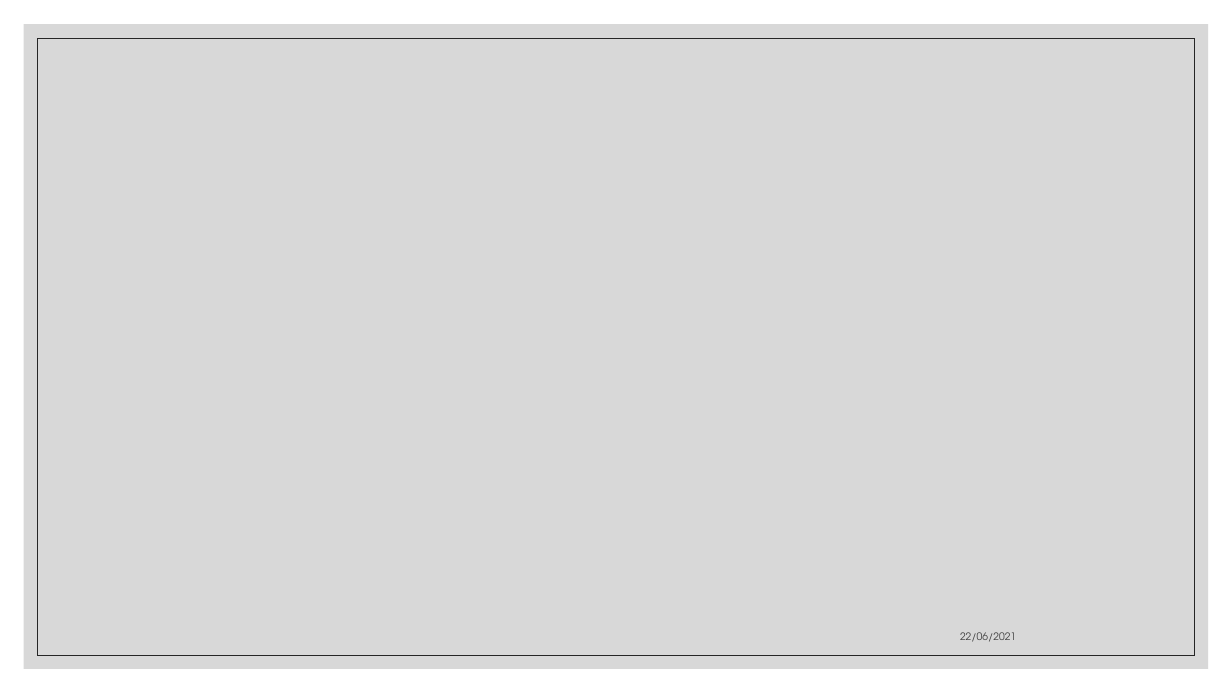
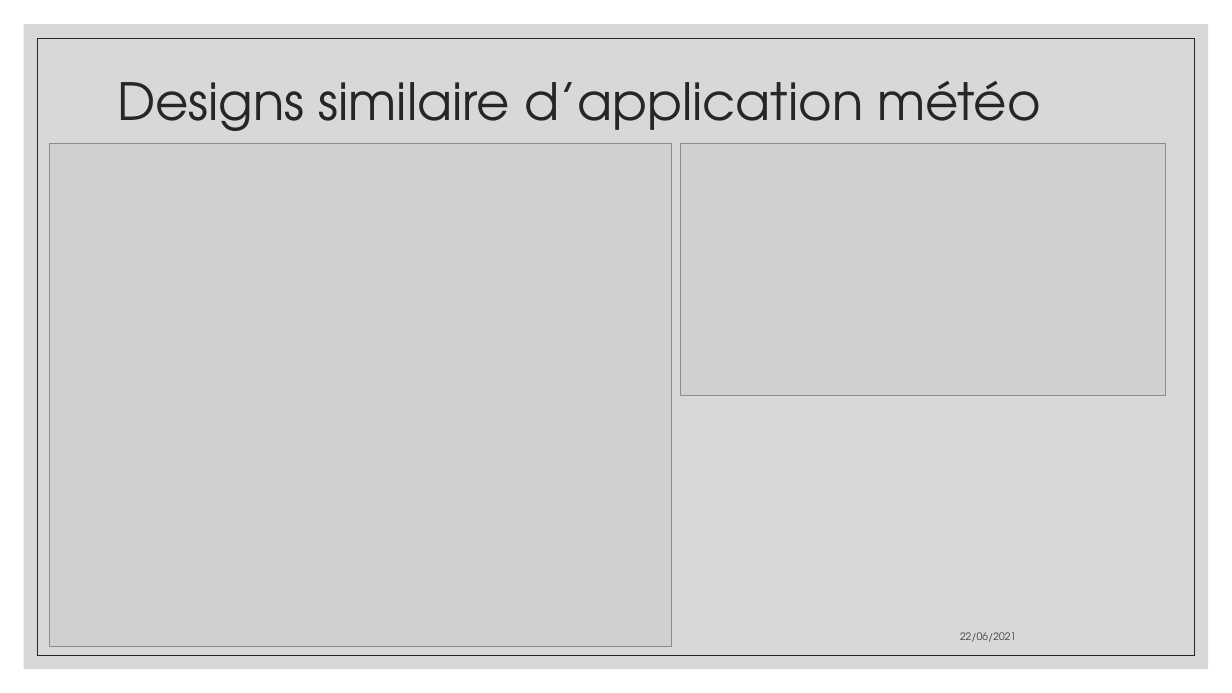
Before and after one commit to aiekick/ProjectStationMeteo, a slide deck: slide 26 of doc/StationMeteo_Soutenance_Stephane.pptx (slide 28 before the commit). Drawn at 1232x693 pixels with LibreOffice and Linux fonts; fonts in the diff are those of the drawing; grey boxes stand for pictures. Boxes give left, top, right and bottom in pixels: in the first picture for what was removed or moved away, otherwise in the second. Text is boxed around its words. In the diff, an @@ line names an element or a change of style, - is before the commit and + after.

```diff
--- a/doc/StationMeteo_Soutenance_Stephane.pptx
+++ b/doc/StationMeteo_Soutenance_Stephane.pptx
@@ title added at (117,81,1041,145), 40 pt, text #262626 @@
+Designs similaire d’application météo
@@ picture added at (49,143,672,647) @@
@@ picture added at (681,143,1166,395) @@
```
Also in this commit, not shown: 6 other slides changed, 10 slides added, 3 slides removed.
